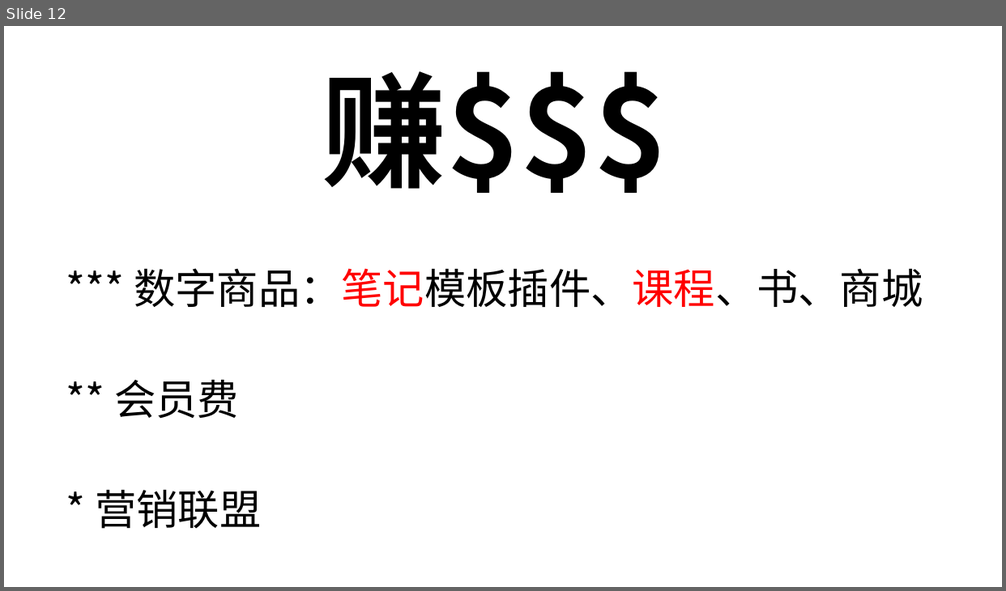
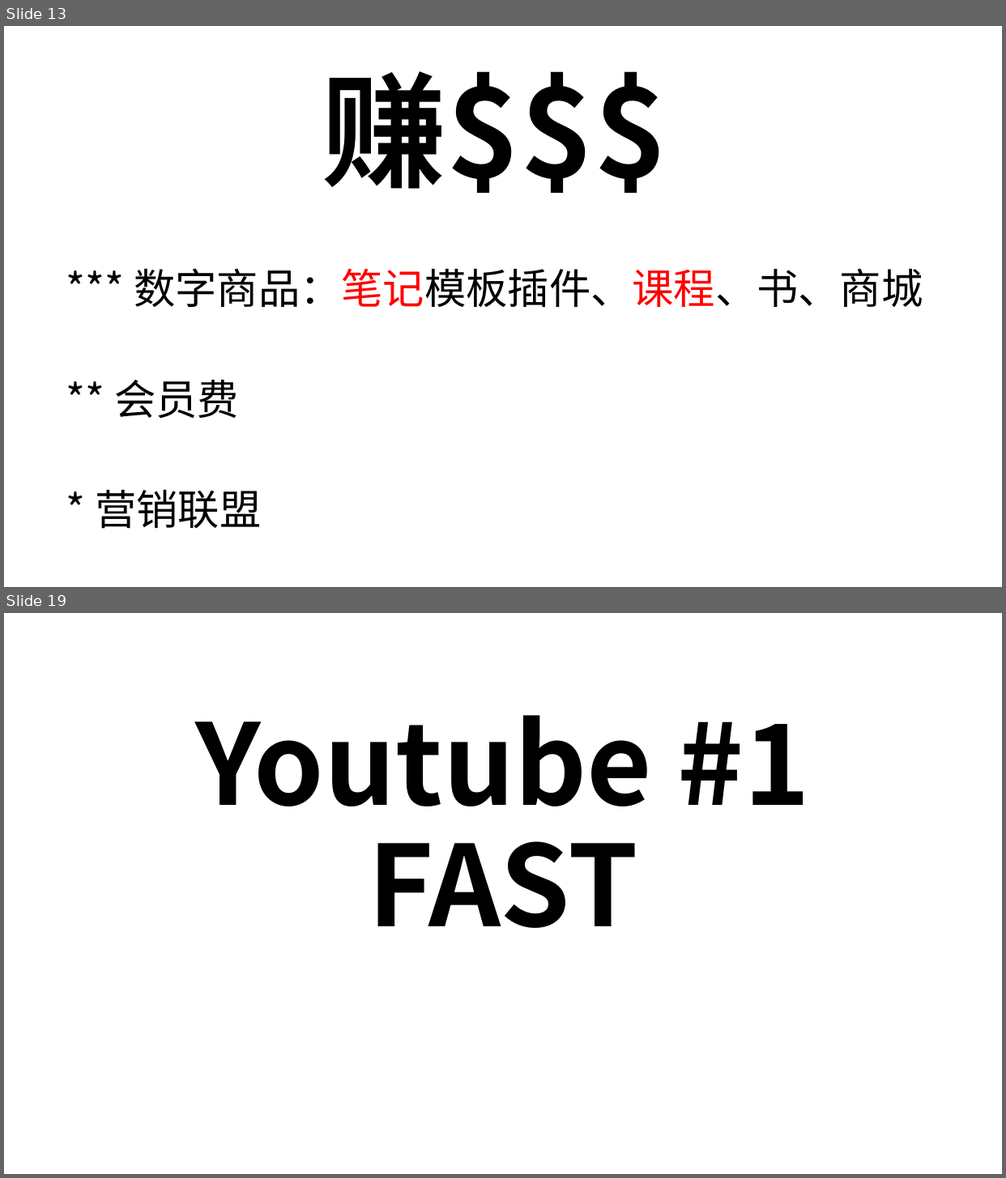
Before and after one commit to aistudybar/ob-OnePersonCompany, a slide deck: _attachment/一人公司（OPC）.pptx. Shown one above the other, each under a label of ours: slide 12 before the commit, slides 13 and 19 after it; the slides between them are not shown. The pictures are 1006x591 and 1006x1178 pixels, drawn with LibreOffice and Linux fonts; fonts in the diff are those of the drawing. Boxes give left, top, right and bottom in pixels: in the first picture for what was removed or moved away, otherwise in the second. Text is boxed around its words. In the diff, an @@ line names an element or a change of style, - is before the commit and + after.

```diff
--- a/_attachment/一人公司（OPC）.pptx
+++ b/_attachment/一人公司（OPC）.pptx
@@ slide 19 added at [4, 613, 1002, 1174], background #FFFFFF @@
@@ title added at [196, 715, 811, 928], 108 pt, text #000000, bold @@
+Youtube #1
+FAST
@@ what was slide 12 is now slide 13 @@
```
Also in this commit, not shown: 1 slide changed, 5 other slides added, 1 slide removed.
